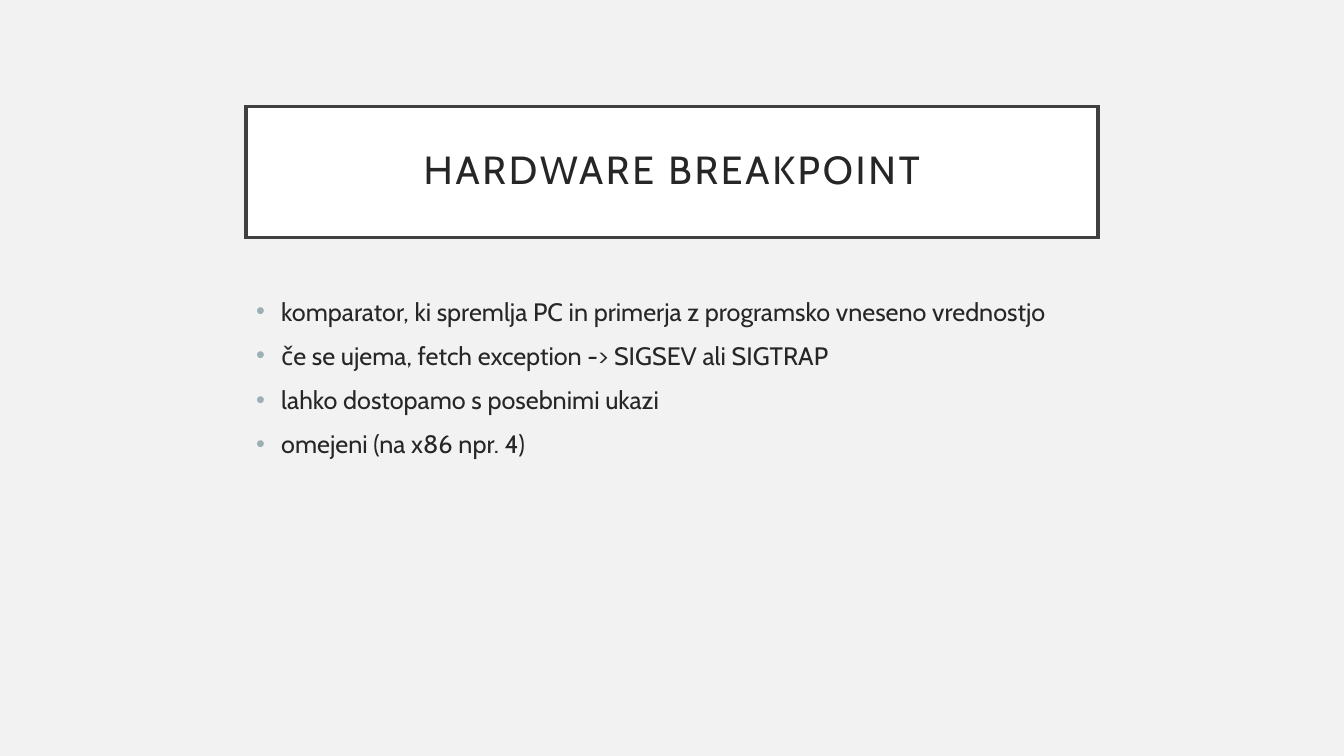
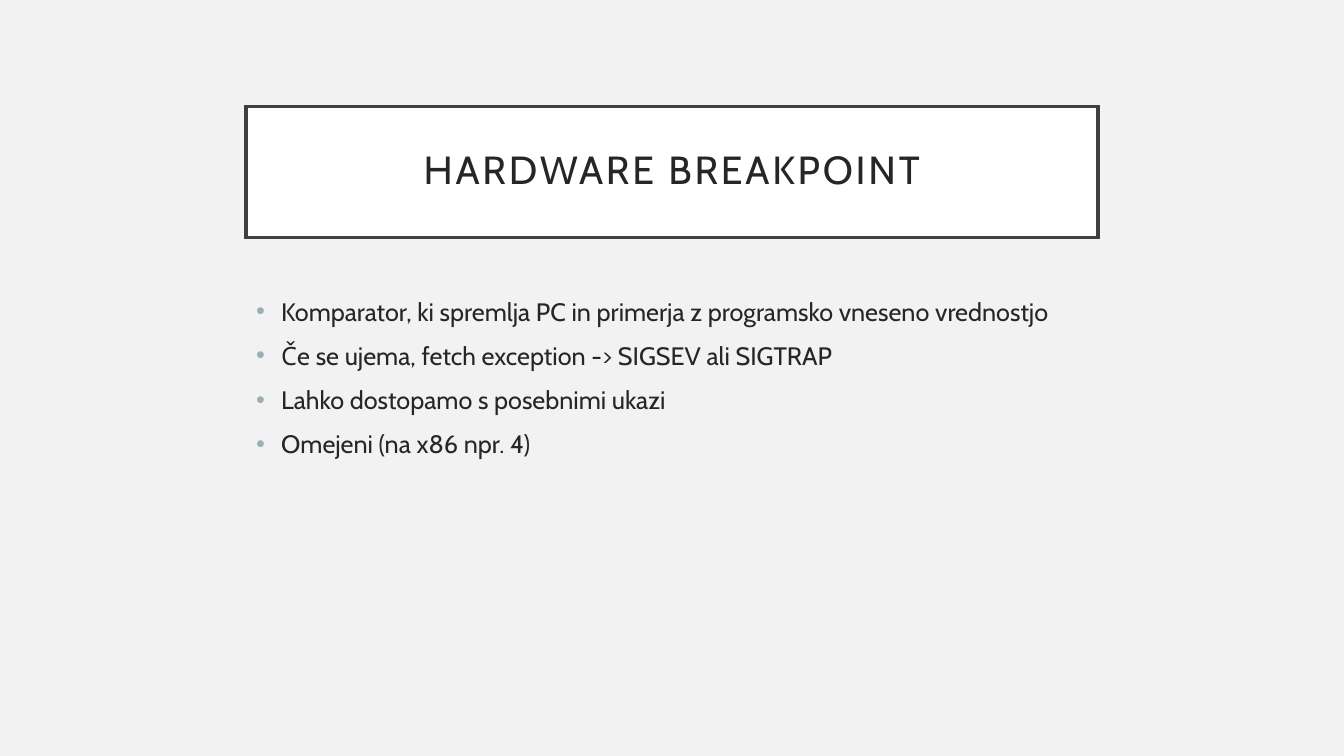
Before and after one commit to jakoberzar/razhroscevalniki, a slide deck: slide 22 of debuggers.pptx (slide 24 before the commit). Drawn at 1344x756 pixels with LibreOffice and Linux fonts; fonts in the diff are those of the drawing. Boxes give left, top, right and bottom in pixels: in the first picture for what was removed or moved away, otherwise in the second. Text is boxed around its words. In the diff, an @@ line names an element or a change of style, - is before the commit and + after.

```diff
--- a/debuggers.pptx
+++ b/debuggers.pptx
@@ text at (281, 302, 1048, 459): text changed @@
-• komparator, ki spremlja PC in primerja z programsko vneseno vrednostjo
-• če se ujema, fetch exception -> SIGSEV ali SIGTRAP
-• lahko dostopamo s posebnimi ukazi
-• omejeni (na x86 npr. 4)
+• Komparator, ki spremlja PC in primerja z programsko vneseno vrednostjo
+• Če se ujema, fetch exception -> SIGSEV ali SIGTRAP
+• Lahko dostopamo s posebnimi ukazi
+• Omejeni (na x86 npr. 4)
```
Also in this commit, not shown: 5 other slides changed, 2 slides removed, 1 other file.
